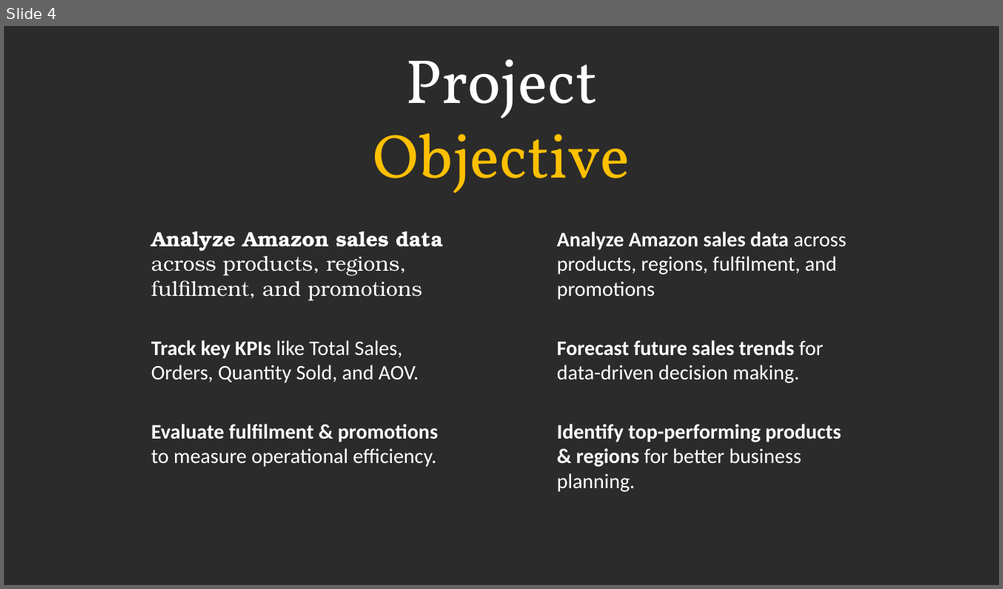
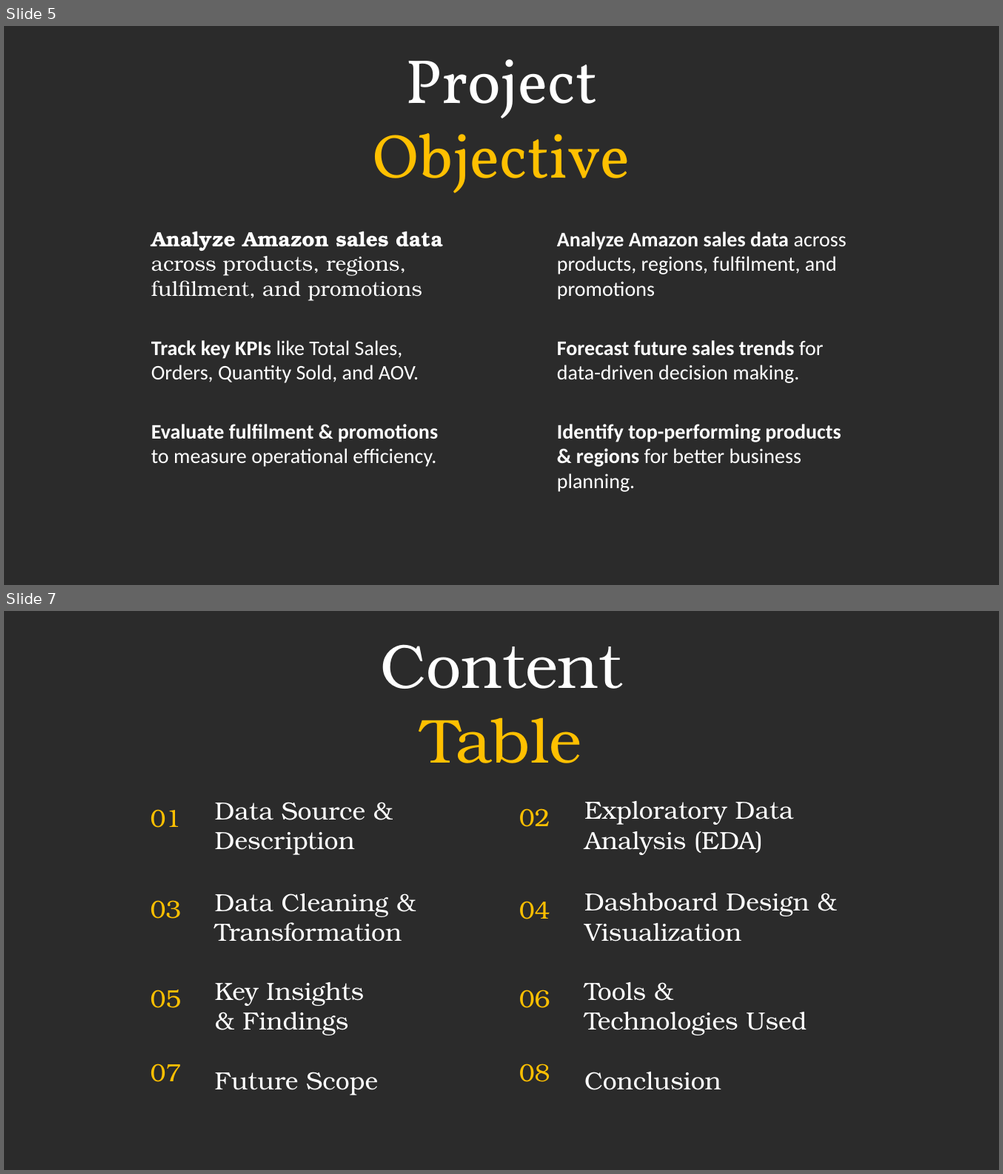
Before and after one commit to prafullwahatule/BI-Amazon-Sale-Report, a slide deck: Report/Amazon Sales Report.pptx. Shown one above the other, each under a label of ours: slide 4 before the commit, slides 5 and 7 after it; the slides between them are not shown. The pictures are 1003x589 and 1003x1174 pixels, drawn with LibreOffice and Linux fonts; fonts in the diff are those of the drawing; background and template pictures are left out; a plain dark background stands for a picture behind light text. Boxes give left, top, right and bottom in pixels: in the first picture for what was removed or moved away, otherwise in the second. Text is boxed around its words. In the diff, an @@ line names an element or a change of style, - is before the commit and + after.

```diff
--- a/Report/Amazon Sales Report.pptx
+++ b/Report/Amazon Sales Report.pptx
@@ slide 7 added at box(4, 611, 999, 1170), background picture (left out) @@
@@ text added at box(381, 644, 623, 763), 60 pt, text #FFFFFF @@
+Content
+Table
@@ group added at box(151, 801, 808, 1096): 16 texts @@
+Data Source & Description
+Key Insights & Findings
+Dashboard Design & Visualization
+Exploratory Data Analysis (EDA)
+Data Cleaning & Transformation
+Tools & Technologies Used
+Future Scope
+Conclusion
+01
+03
+07
+05
+08
+06
+04
+02
@@ what was slide 4 is now slide 5 @@
```
Also in this commit, not shown: 2 slides changed, 6 other slides added, 1 other file.
